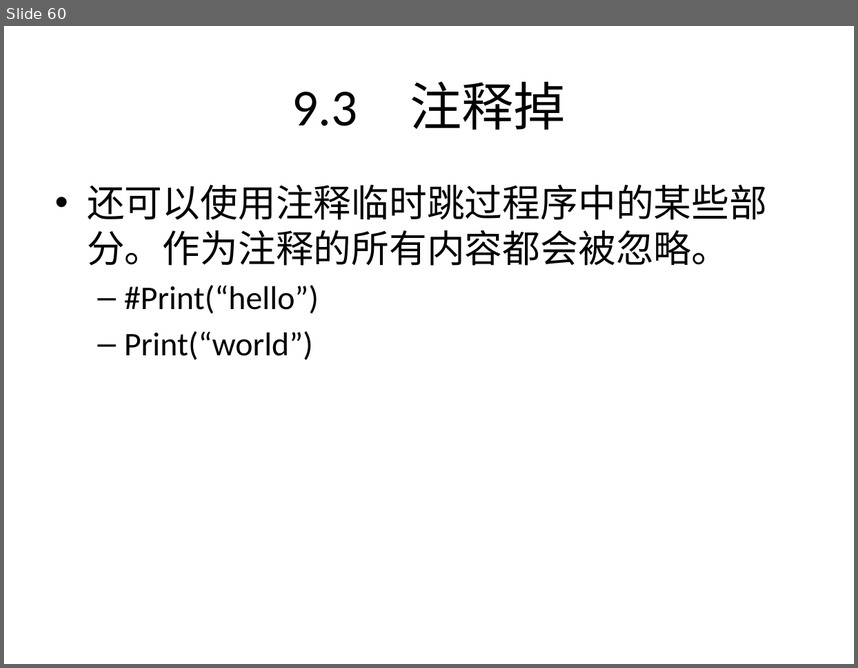
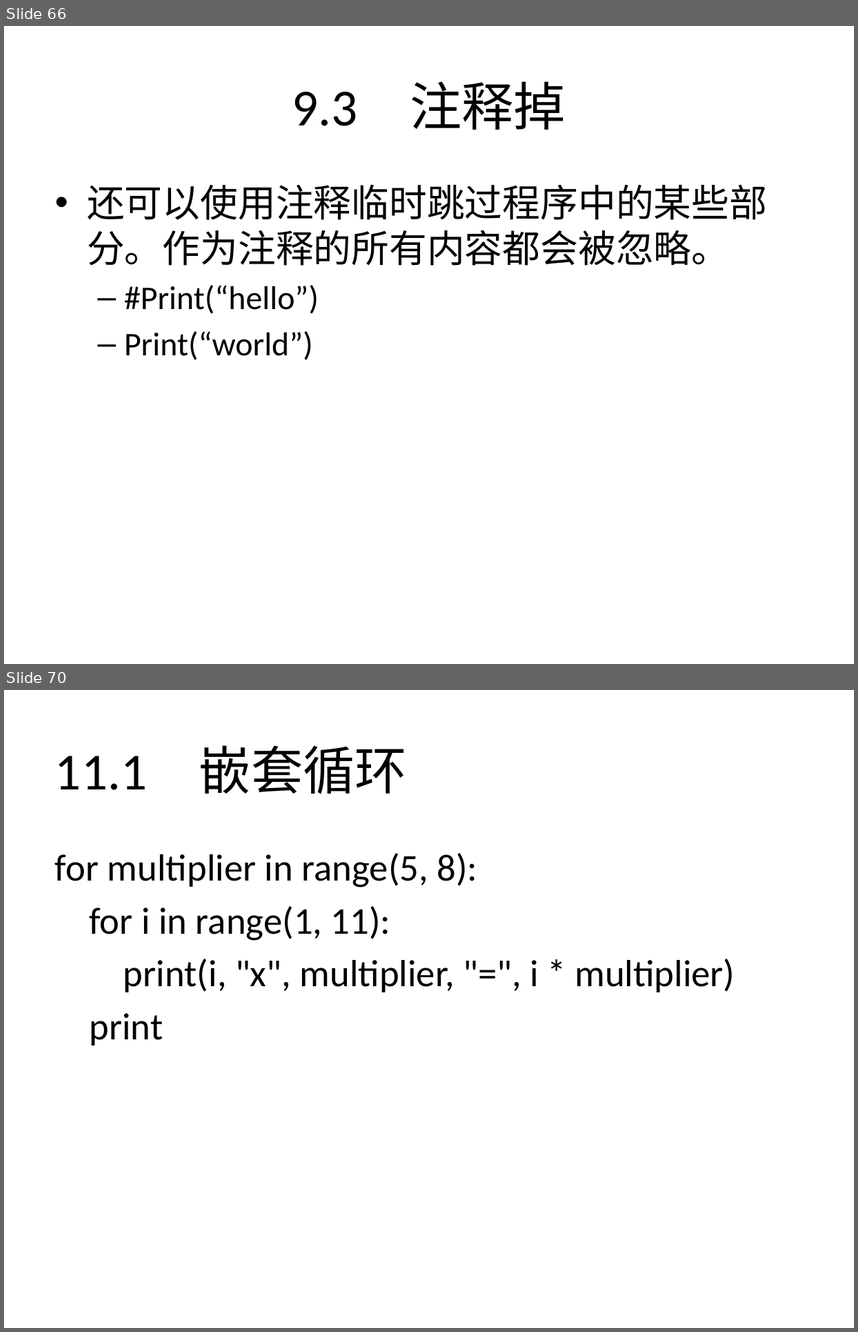
Before and after one commit to zhinan18/Python3, a slide deck: readme/Python3.pptx. Shown one above the other, each under a label of ours: slide 60 before the commit, slides 66 and 70 after it; the slides between them are not shown. The pictures are 858x668 and 858x1332 pixels, drawn with LibreOffice and Linux fonts; fonts in the diff are those of the drawing. Boxes give left, top, right and bottom in pixels: in the first picture for what was removed or moved away, otherwise in the second. Text is boxed around its words. In the diff, an @@ line names an element or a change of style, - is before the commit and + after.

```diff
--- a/readme/Python3.pptx
+++ b/readme/Python3.pptx
@@ slide 70 added at box(4, 690, 854, 1328), background #FFFFFF @@
@@ title added at box(55, 745, 407, 794), 44 pt, text #000000 @@
+11.1 嵌套循环
@@ text added at box(55, 853, 735, 1045), 32 pt, text #000000 @@
+for multiplier in range(5, 8):
+for i in range(1, 11):
+print(i, "x", multiplier, "=", i * multiplier)
+print
@@ what was slide 60 is now slide 66 @@
```
Also in this commit, not shown: 1 slide changed, 16 other slides added, 10 other files.
